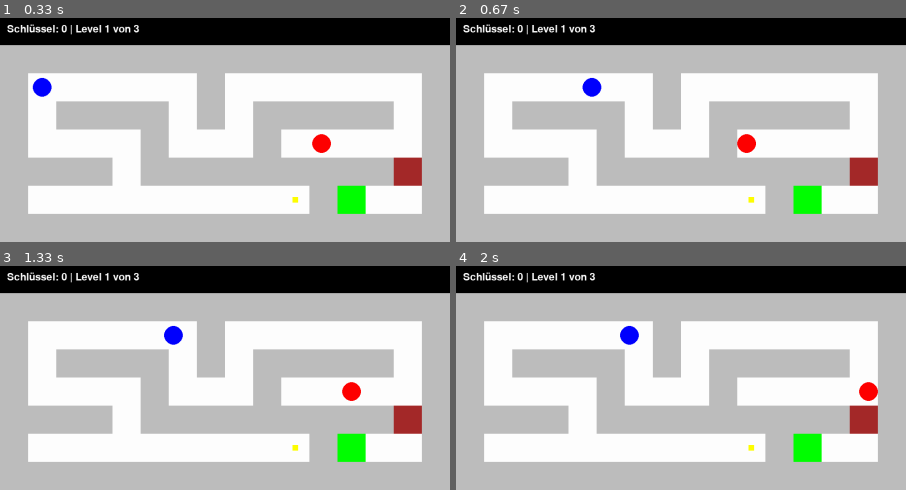
Above: before the commit, frames 1-4 (two rows, left to right).
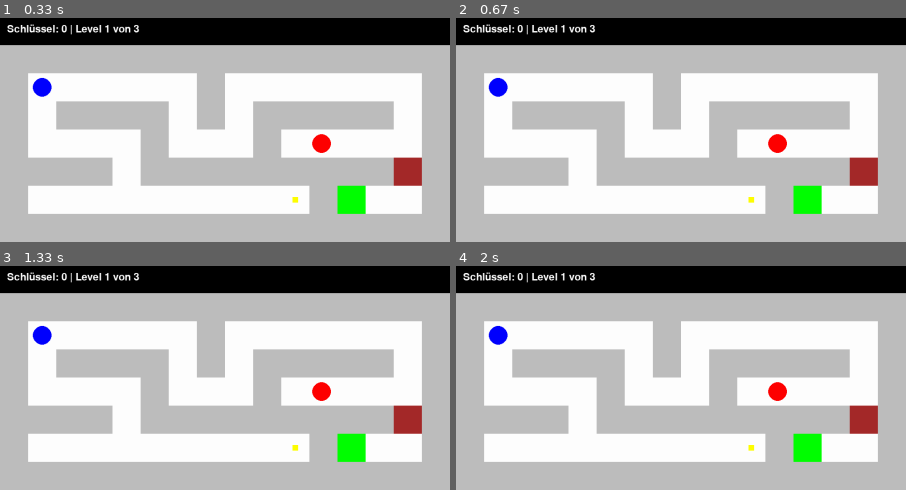
Above: after the commit, the same moments.

Repository: binaerverkehr/pygamece-tutorial
Game: pygame game, started from game.py
Same seed, same stepped clock (60 frames per second), same inputs: the game is played once before the commit and once after it.
Inputs:
- Up to frame 1 (0.33 s): no input
- Up to frame 2 (0.67 s): hold P from 0.33 s (still down); hold D from 0.33 s (still down)
- Up to frame 3 (1.33 s): release P at 0.8 s; release D at 0.8 s
- Up to frame 4 (2 s): no input

Frame 1 is identical in both runs. In frame 2, 1.2% of the frame differs, in the area x 7-74%, y 26-61%; in frame 3, 1.2%; in frame 4, 1.2%.

Commit message:
2. Mit Taste P Spiel pausieren/fortsetzen

Diff:
--- a/game.py
+++ b/game.py
@@ -18,6 +18,7 @@
         self.load_level(self.level_index)
 
         self.won = False
+        self.paused = False
         font = pygame.font.Font(None, 72)
         self.win_text = font.render("Gewonnen!", True, "black")
         self.hud_font = pygame.font.Font(None, 32)
@@ -107,6 +108,9 @@
         for event in pygame.event.get():
             if event.type == pygame.QUIT:
                 self.running = False
+            if event.type == pygame.KEYDOWN:
+                if event.key == pygame.K_p:
+                    self.paused = not self.paused
         # Tastatur-Ereignisse
         self.keys = pygame.key.get_pressed()
         """
@@ -161,7 +165,7 @@
             self.dt = self.clock.tick(60) / 1000.0
 
             self.handle_events()
-            if not self.won:
+            if not self.won and not self.paused:
                 self.update(self.dt)
             self.render()
 
